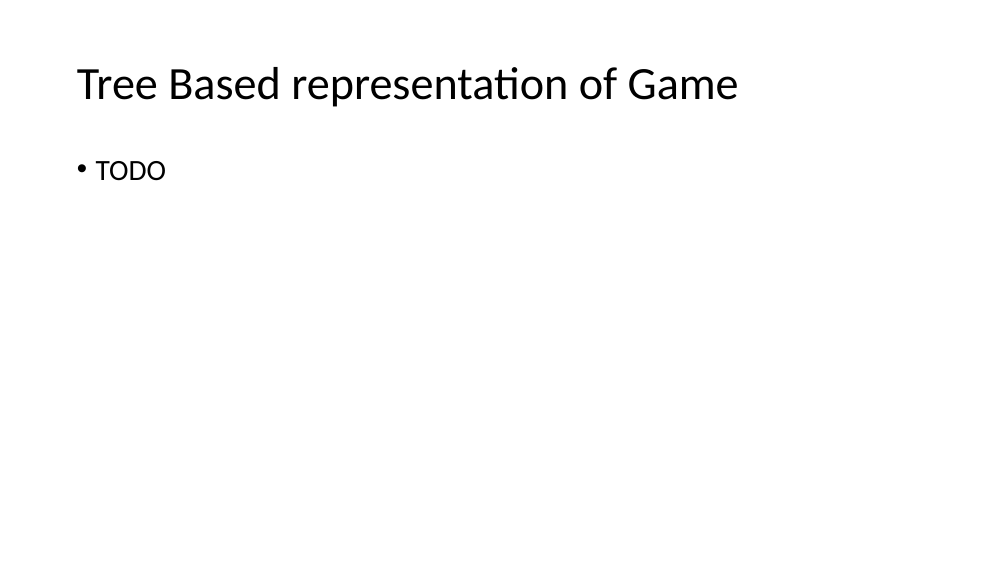
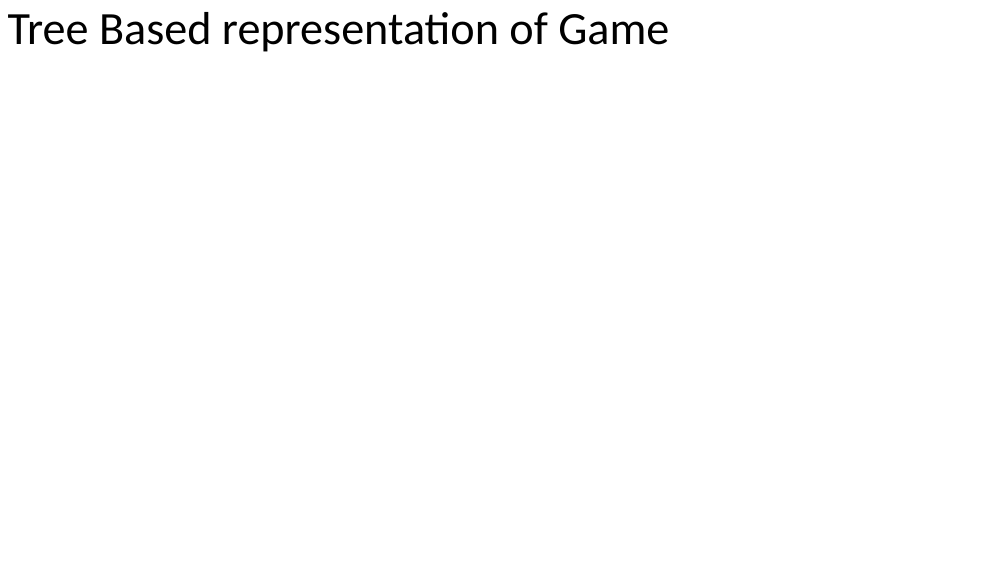
Before and after one commit to XaverB/connect-four, a slide deck: slide 5 of doc/ConnectFourPresentationDraft.pptx. Drawn at 1008x567 pixels with LibreOffice and Linux fonts; fonts in the diff are those of the drawing; background and template pictures are left out. Boxes give left, top, right and bottom in pixels: in the first picture for what was removed or moved away, otherwise in the second. Text is boxed around its words. In the diff, an @@ line names an element or a change of style, - is before the commit and + after.

Commit message:
Added first draft of tree based representation and draw.io visualization

```diff
--- a/doc/ConnectFourPresentationDraft.pptx
+++ b/doc/ConnectFourPresentationDraft.pptx
@@ title "Tree Based representation of Game": place and size @@
-title "Tree Based representation of Game" at bbox=[77, 67, 739, 107]
+title "Tree Based representation of Game" at bbox=[8, 12, 669, 52]
@@ text removed at bbox=[96, 161, 166, 181] @@
-• TODO
```
Also in this commit, not shown: 1 other slide changed, 1 other file.
